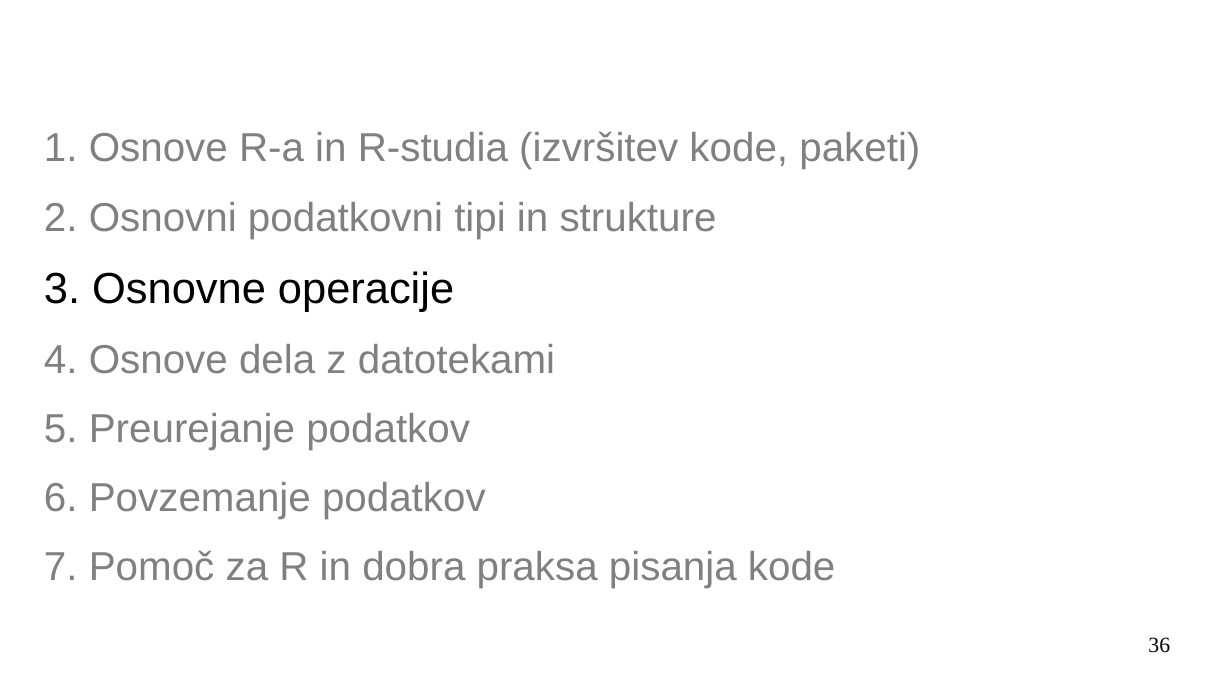
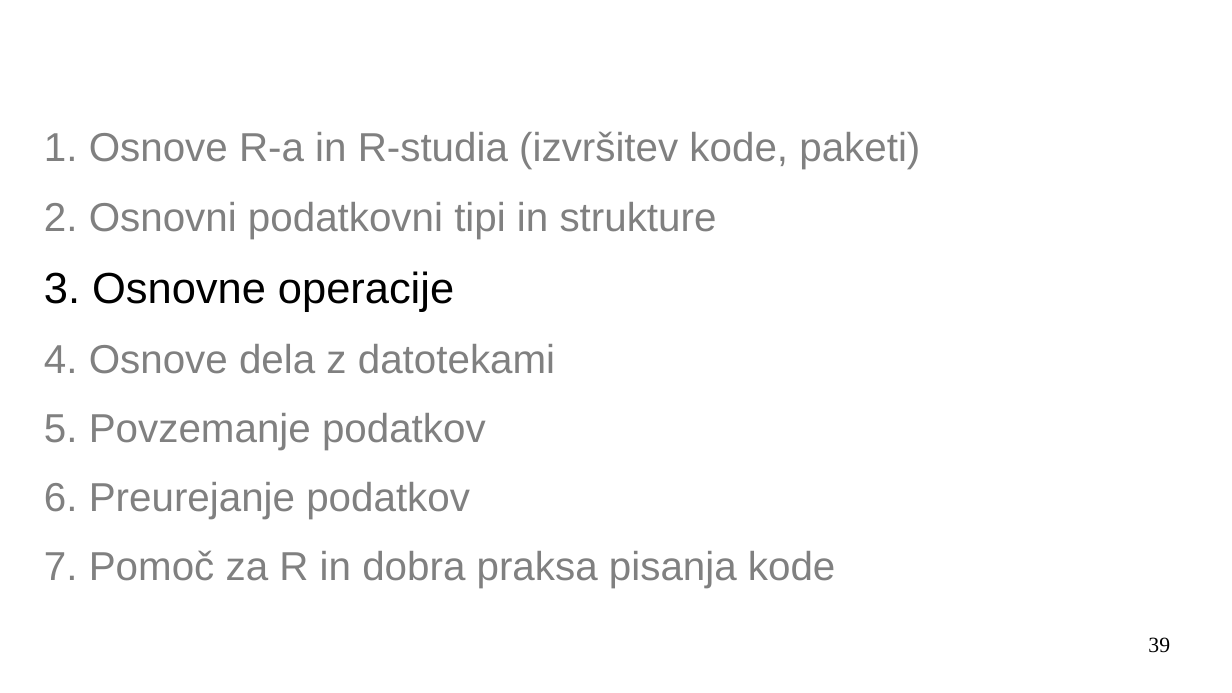
Before and after one commit to janaobsteter/R_tecaj, a slide deck: slide 39 of ModulA/IT_Rtecaj_ModulA.odp (slide 36 before the commit). Drawn at 1232x693 pixels with LibreOffice and Linux fonts; fonts in the diff are those of the drawing; background and template pictures are left out. Boxes give left, top, right and bottom in pixels: in the first picture for what was removed or moved away, otherwise in the second. Text is boxed around its words. In the diff, an @@ line names an element or a change of style, - is before the commit and + after.

```diff
--- a/ModulA/IT_Rtecaj_ModulA.odp
+++ b/ModulA/IT_Rtecaj_ModulA.odp
@@ text at (44, 413, 486, 519): text changed @@
-5. Preurejanje podatkov
-6. Povzemanje podatkov
+5. Povzemanje podatkov
+6. Preurejanje podatkov
@@ page number at (1148, 637, 1170, 653): text changed @@
-36
+39
```
Also in this commit, not shown: 16 other slides changed, 5 slides added, 1 slide removed, 10 other files.
